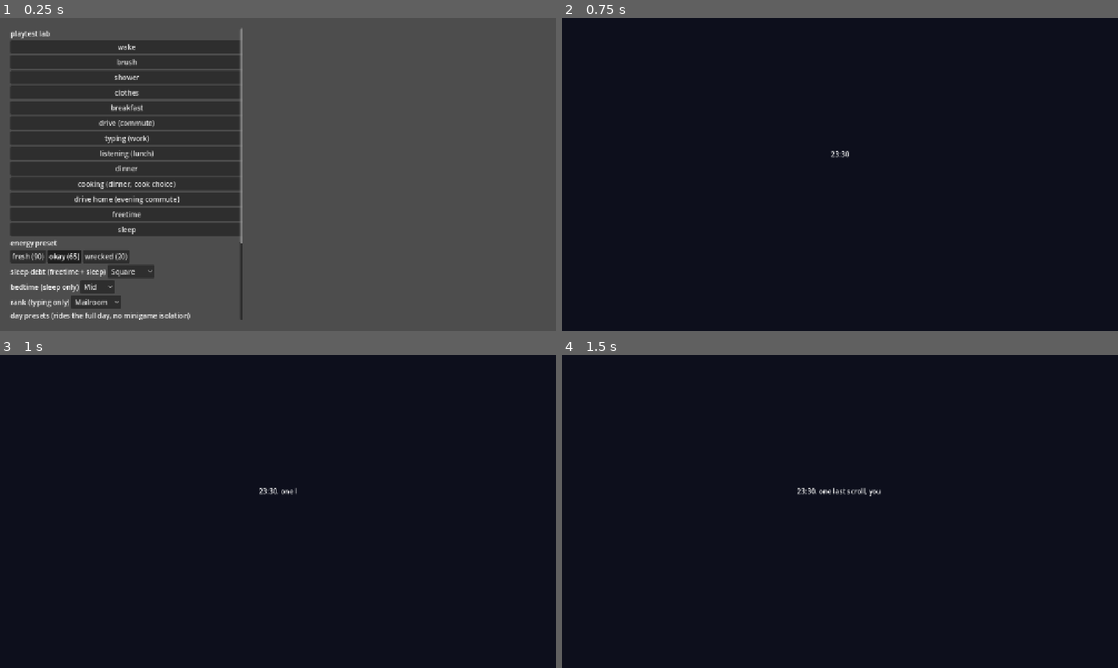
Above: before the commit, frames 1-4 (two rows, left to right).
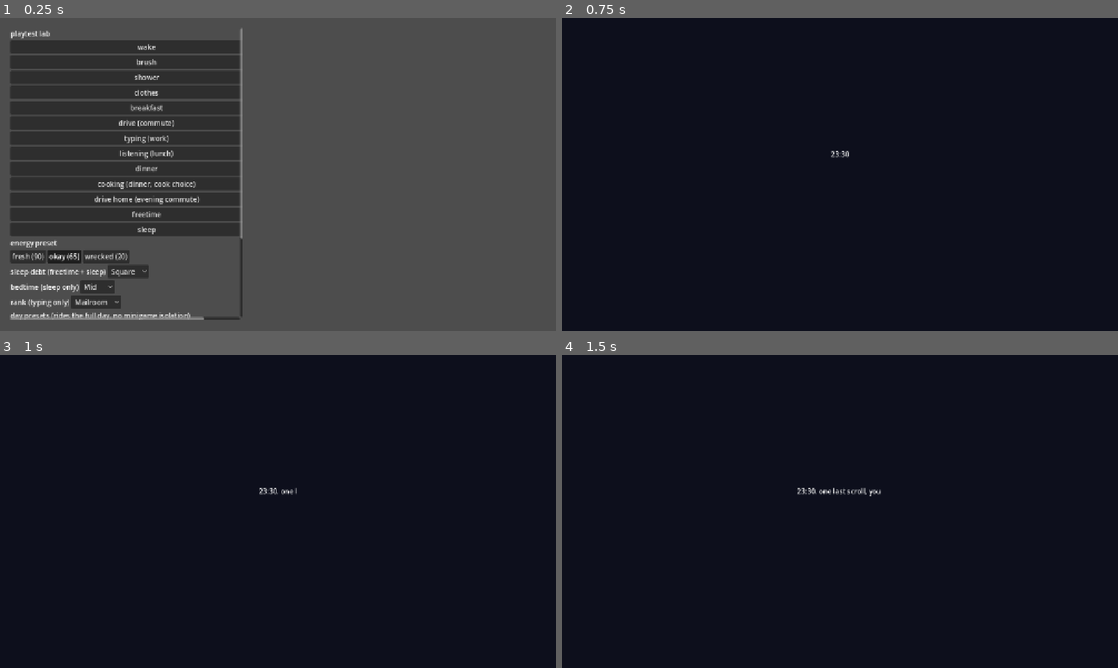
Above: after the commit, the same moments.

Repository: Crawford-Young/dog-eat-dog
Game: Godot game, scene res://scenes/dev/lab.tscn
Two runs of this game, one before a commit and one after it. Both use one fixed random seed, a clock stepped at 60 frames per second and the inputs below. This scene is started directly instead of the project's main scene.
Inputs (mouse positions are in pixels of both pictures, inside the frame that each line leads up to):
- Up to frame 1 (0.25 s): no input
- Up to frame 2 (0.75 s): click "sleep" at 0.5 s
- Up to frame 3 (1 s): no input
- Up to frame 4 (1.5 s): tap Enter at 1.25 s; move the mouse to (962, 495) at 1.27 s; hold D from 1.28 s (still down); hold Shift from 1.28 s (still down); click (962, 495) at 1.42 s

The runs differ from the first frame. In frame 1, 2.1% of the frame differs, in the area x 1-44%, y 8-97%; in frame 2, nothing differs; in frame 3, nothing differs; in frame 4, nothing differs.

Commit message:
feat(sleep): ledger rungs follow the energy ceiling (#10)
What: the nightly ledger line is now banked / square / running short /
running on fumes, cut at the energy ceiling's clarity tier, the same tier
the dog's state text reads. User ruling on the four rungs.

At the 420 cap the old night-counting copy had drifted off the mechanic:
it said "square" up to debt 240, with the ceiling already at ~47, and "N
nights behind" could never print because the cap is under one night of
need. Deriving the rung from clarity_tier(max_energy) means the copy can
never say square while the dog looks tired, and the cuts move with any
future retune of the cap. With today's numbers they land at debt ~91
(ceiling 80) and ~274 (ceiling 40). "on fumes" prints before the sick
cliff, so the last rung is a warning and not the news.

The lab's debt presets become fractions of the cap (the "wrecked" 960 was
the old cap), and the in_debt label states its rung instead of a night
count.

Verified: just import -> 0; just test -> 0 (395/395, 29 scripts).
Next: round-3 full-day ride (just run). Judge evening red (#4,
ride-then-rule), cooking tolerances, drive-home length/waves, cook energy,
and the new ledger lines. Skip cost stays 8 (user ruling: skip is the
wrecked dog's escape).
Ruled out: stating the debt in hours, and keeping the night wording with
retuned cuts (user picked the ceiling rungs).

Co-Authored-By: Claude Opus 5.5 <noreply@anthropic.com>

Diff:
--- a/scenes/dev/lab.tscn
+++ b/scenes/dev/lab.tscn
@@ -134,7 +134,7 @@
 text = "late morning (20-min budget — rides the clock to red + the late beat)"
 
 [node name="In_debt" type="Button" parent="Menu/MenuBox/DayPresets"]
-text = "in debt (three-plus nights behind, ceiling down but not sick yet)"
+text = "in debt (60% of the cap — running short, one late night from fumes, not sick yet)"
 
 [node name="Post_work" type="Button" parent="Menu/MenuBox/DayPresets"]
 text = "post work (starts at drive home — the evening, no morning ride)"
--- a/scripts/core/sleep_ledger.gd
+++ b/scripts/core/sleep_ledger.gd
@@ -59,15 +59,20 @@
 ## clock-minutes and the game already prints minutes, so this does not touch
 ## the "energy is never shown as a number" rule — a persistent debt gauge
 ## would, which is why there is exactly one of these and it is not in the HUD.
+##
+## The rung is the ceiling's clarity tier — the same tier the dog's state text
+## reads — so the copy cannot say "square" while the dog looks tired, and the
+## cuts move with any retune of the cap instead of drifting off it. Counting
+## nights did drift: the 420 cap sits under one night of need, so "N nights
+## behind" could never print and "square" covered a ceiling of ~47.
 func ledger_text(slept_minutes: float, cfg: BalanceConfig) -> String:
 	var whole := int(slept_minutes)
 	var tonight := "%dh%02d tonight." % [whole / 60, whole % 60]
-	var half_night := cfg.sleep_need_minutes * 0.5
-	if debt_minutes <= -half_night:
-		return "%s banking it." % tonight
-	if debt_minutes < half_night:
+	if debt_minutes < 0.0:
+		return "%s banked." % tonight
+	var tier := Difficulty.clarity_tier(max_energy(cfg))
+	if tier >= 4:
 		return "%s square." % tonight
-	var nights := int(round(debt_minutes / maxf(cfg.sleep_need_minutes, 1.0)))
-	if nights <= 1:
-		return "%s a night behind." % tonight
-	return "%s %d nights behind." % [tonight, nights]
+	if tier >= 2:
+		return "%s running short." % tonight
+	return "%s running on fumes." % tonight
--- a/scripts/dev/lab.gd
+++ b/scripts/dev/lab.gd
@@ -32,7 +32,8 @@
 # still renders coworker text (and where speech runs fastest) — so the mid
 # preset must land inside it or the listening speed scaling is untestable here.
 const ENERGY_PRESETS := {"fresh": 90.0, "okay": 65.0, "wrecked": 20.0}
-const DEBT_PRESETS := {"square": 0.0, "behind": 240.0, "wrecked": 960.0}
+# Fractions of sleep_debt_cap_minutes, so the presets follow any retune of the cap.
+const DEBT_PRESETS := {"square": 0.0, "short": 0.5, "fumes": 1.0}
 
 ## Full-day presets: each seeds a fresh GameState and rides res://scenes/main.tscn
 ## from an engineered morning instead of hosting a single minigame.
@@ -267,7 +268,7 @@
 
 
 func _selected_debt() -> float:
-	return DEBT_PRESETS.values()[maxi(_debt_option.selected, 0)]
+	return DEBT_PRESETS.values()[maxi(_debt_option.selected, 0)] * cfg.sleep_debt_cap_minutes
 
 
 func _selected_energy() -> float:
--- a/tests/unit/test_lab_smoke.gd
+++ b/tests/unit/test_lab_smoke.gd
@@ -186,8 +186,8 @@
 
 func test_the_debt_preset_writes_the_sleep_beats_ledger_line() -> void:
 	var lab := _fresh_lab()
-	var params: Dictionary = lab._params_for_debt("sleep", lab.cfg.sleep_need_minutes * 3.0)
-	assert_string_contains(params.ledger, "3 nights behind")
+	var params: Dictionary = lab._params_for_debt("sleep", lab.cfg.sleep_debt_cap_minutes)
+	assert_string_contains(params.ledger, "running on fumes")
 	assert_true(params.has("bed_clock"), "the beat needs a time to state")
 
 
--- a/tests/unit/test_scene_smoke.gd
+++ b/tests/unit/test_scene_smoke.gd
@@ -243,14 +243,14 @@
 	node.setup({
 		"bedtime": "late",
 		"bed_clock": "23:41",
-		"ledger": "7h19 tonight. a night behind.",
+		"ledger": "7h19 tonight. running short.",
 		"text_speed": 99999.0,
 		"hold": 0.01,
 	})
 	await wait_physics_frames(2)
 	var text: String = node.get_node("%Line").text
 	assert_string_contains(text, "23:41")
-	assert_string_contains(text, "a night behind")
+	assert_string_contains(text, "running short")
 
 
 func test_no_band_copy_hardcodes_a_wall_clock_hour() -> void:
--- a/tests/unit/test_sleep_ledger.gd
+++ b/tests/unit/test_sleep_ledger.gd
@@ -110,20 +110,62 @@
 	assert_string_contains(ledger.ledger_text(slept, cfg), "square")
 
 
-func test_ledger_text_says_banking_it_on_a_surplus() -> void:
-	var cfg := _cfg()
-	var ledger := SleepLedger.new()
-	ledger.debt_minutes = -cfg.sleep_need_minutes
-	assert_string_contains(ledger.ledger_text(500.0, cfg), "banking it")
-
-
-func test_ledger_text_counts_nights_behind() -> void:
-	var cfg := _cfg()
-	var ledger := SleepLedger.new()
-	ledger.debt_minutes = cfg.sleep_need_minutes
-	assert_string_contains(ledger.ledger_text(400.0, cfg), "a night behind")
-	ledger.debt_minutes = cfg.sleep_need_minutes * 3.0
-	assert_string_contains(ledger.ledger_text(400.0, cfg), "3 nights behind")
+func test_ledger_text_says_banked_on_any_surplus() -> void:
+	var cfg := _cfg()
+	var ledger := SleepLedger.new()
+	var slept := ledger.record_night(float(cfg.bed_early_line_minutes), 420.0, cfg)
+	assert_lt(ledger.debt_minutes, 0.0, "a bed on the early line sleeps past need")
+	assert_string_contains(ledger.ledger_text(slept, cfg), "banked")
+
+
+func test_the_ledger_never_says_square_while_the_dog_looks_tired() -> void:
+	# The copy and the sprite were two independently-tuned numbers that agreed
+	# by luck, and the 420 cap broke the luck: "square" with the ceiling at ~47.
+	# The rung is now the ceiling's own clarity tier, so this holds at every
+	# debt and through any future retune of the cap.
+	var cfg := _cfg()
+	var ledger := SleepLedger.new()
+	for step in range(0, 43):
+		ledger.debt_minutes = cfg.sleep_debt_cap_minutes * step / 42.0
+		var tired := Difficulty.clarity_tier(ledger.max_energy(cfg)) < 4
+		var text := ledger.ledger_text(400.0, cfg)
+		assert_eq(text.contains("square"), not tired, "debt %d: %s" % [ledger.debt_minutes, text])
+
+
+func test_every_rung_is_reachable_under_the_cap() -> void:
+	# The old "N nights behind" rung could never print once the cap fell under
+	# one night of need. Every rung here must be a debt the ledger can hold.
+	var cfg := _cfg()
+	var ledger := SleepLedger.new()
+	var seen := {}
+	for step in range(-42, 43):
+		ledger.debt_minutes = clampf(
+			cfg.sleep_debt_cap_minutes * step / 42.0,
+			-cfg.sleep_bank_cap_minutes, cfg.sleep_debt_cap_minutes
+		)
+		var text := ledger.ledger_text(400.0, cfg)
+		for rung in ["banked", "square", "running short", "running on fumes"]:
+			if text.contains(rung):
+				seen[rung] = true
+	assert_eq(seen.size(), 4, "rungs seen: %s" % [seen.keys()])
+
+
+func test_on_fumes_shows_before_the_cliff() -> void:
+	# The last rung must print on a night that does NOT yet make the dog sick,
+	# or the copy only ever announces the cliff after the fall.
+	var cfg := _cfg()
+	var ledger := SleepLedger.new()
+	ledger.debt_minutes = cfg.sleep_debt_cap_minutes
+	assert_string_contains(ledger.ledger_text(400.0, cfg), "running on fumes")
+	var wobble := false
+	for step in range(0, 43):
+		ledger.debt_minutes = cfg.sleep_debt_cap_minutes * step / 42.0
+		if (
+			ledger.ledger_text(400.0, cfg).contains("running on fumes")
+			and not Difficulty.is_sick_morning(ledger.max_energy(cfg), cfg)
+		):
+			wobble = true
+	assert_true(wobble)
 
 
 func test_nonsense_bed_minutes_never_produce_negative_sleep() -> void:
